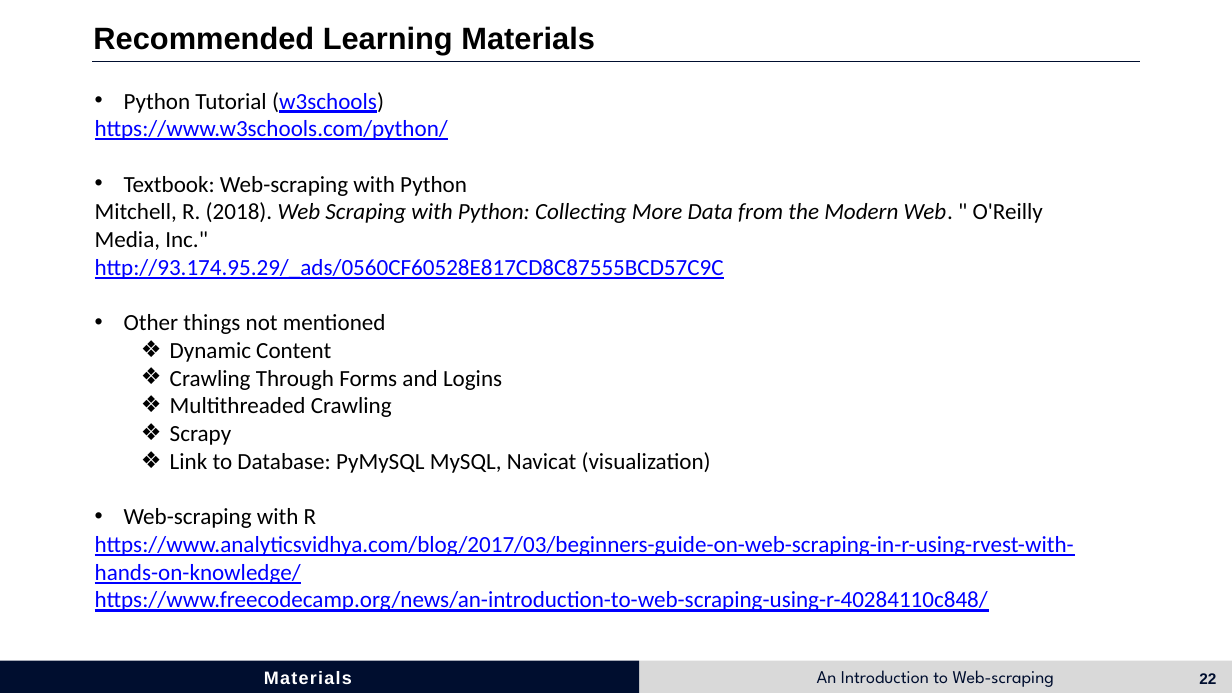
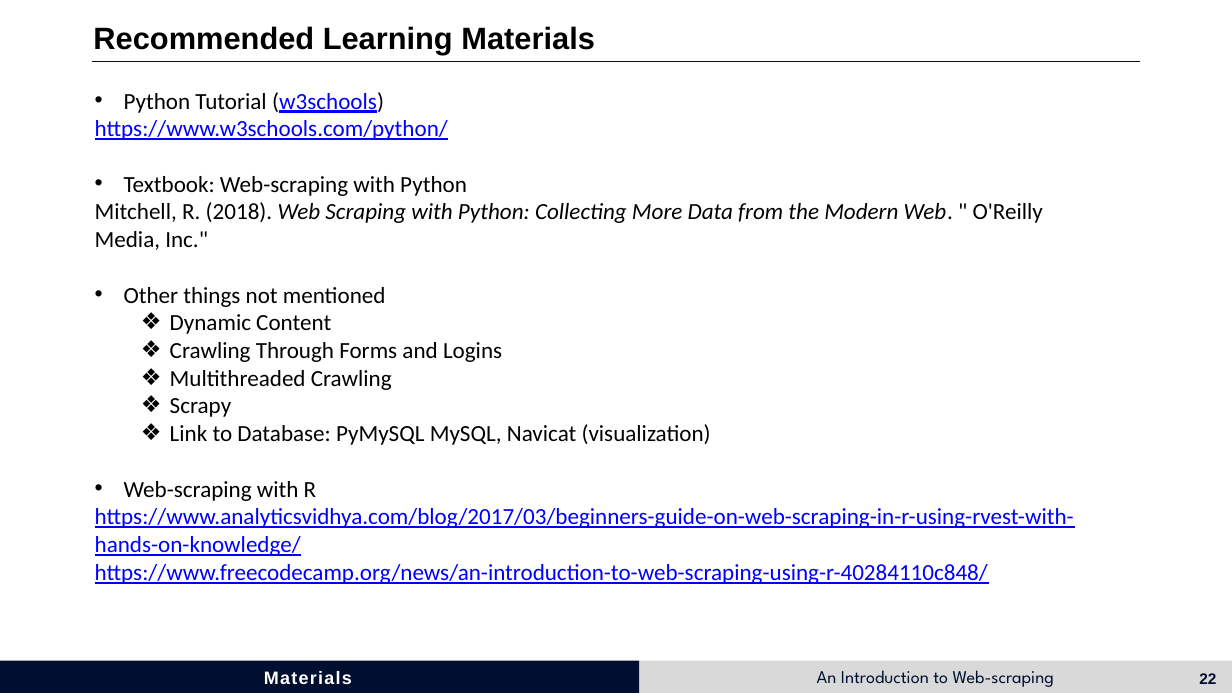
Before and after one commit to HongfeiUconn/Introduction-to-Web-scraping, a slide deck: slide 22 of Introduction to Webscraping.pptx. Drawn at 1232x693 pixels with LibreOffice and Linux fonts; fonts in the diff are those of the drawing. Boxes give left, top, right and bottom in pixels: in the first picture for what was removed or moved away, otherwise in the second. Text is boxed around its words. In the diff, an @@ line names an element or a change of style, - is before the commit and + after.

```diff
--- a/Introduction to Webscraping.pptx
+++ b/Introduction to Webscraping.pptx
@@ text at (95,259,724,279): paragraph removed @@
-http://93.174.95.29/_ads/0560CF60528E817CD8C87555BCD57C9C
```
Also in this commit, not shown: 1 other slide changed.
